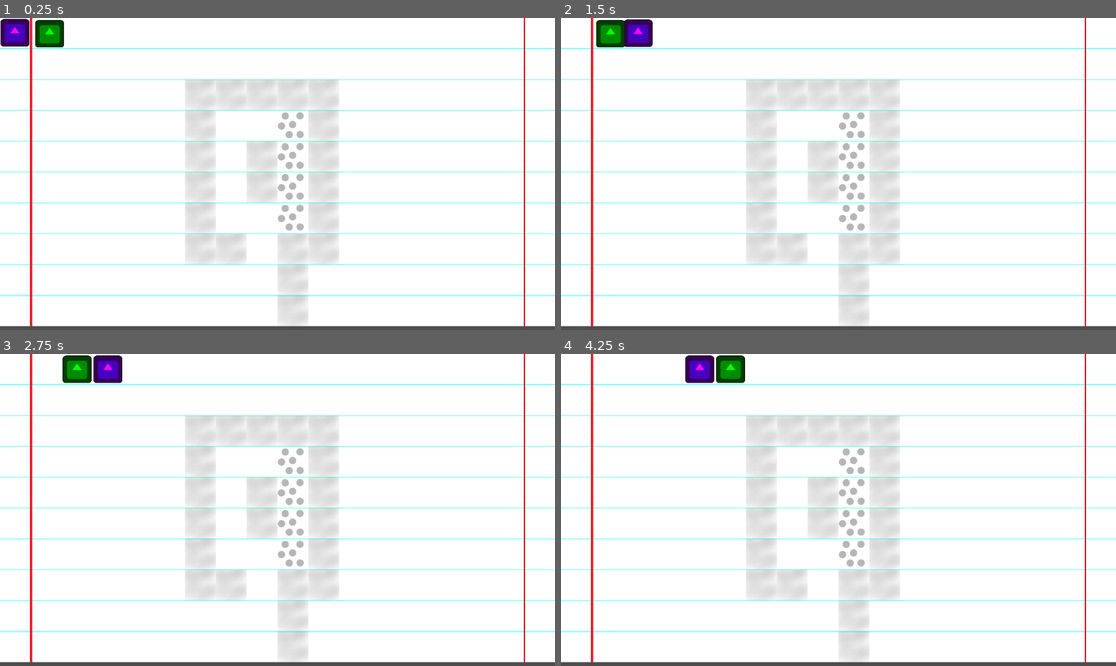
Above: before the commit, frames 1-4 (two rows, left to right).
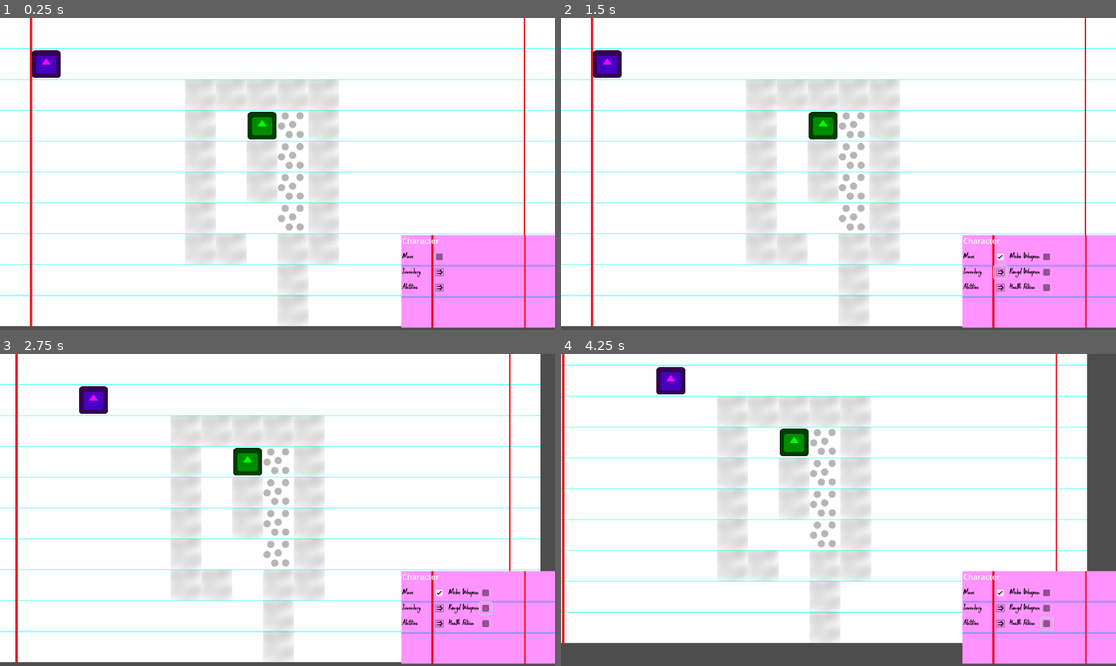
Above: after the commit, the same moments.

Repository: Deremade/CrayonMasters
Game: Godot game, scene res://camera.tscn
Same seed, same stepped clock (60 frames per second), same inputs: the game is played once before the commit and once after it. Before the commit the project starts from res://Notebook/notebook.tscn. The engine's default icon, where the game draws it, is replaced by a stand-in: a white triangle on a blue panel in a dark square.
Inputs (mouse positions are in pixels of both pictures, inside the frame that each line leads up to):
- Up to frame 1 (0.25 s): no input
- Up to frame 2 (1.5 s): click (999, 258) at 0.52 s; click (999, 270) at 1.27 s
- Up to frame 3 (2.75 s): tap Enter at 2 s; move the mouse to (399, 494) at 2.02 s; press the mouse at (399, 494) at 2.03 s; hold Right (ui_right) from 2.03 s (still down)
- Up to frame 4 (4.25 s): move the mouse to (727, 525) at 2.77 s; release Right (ui_right) at 2.78 s; release the mouse at (727, 525) at 2.78 s; hold Down (ui_down) 2.78-3.53 s; click (727, 525) at 2.85 s; move the mouse to (894, 441) at 3.52 s; press the mouse at (894, 441) at 3.53 s; hold Right (ui_right) from 3.53 s (still down)

The runs differ from the first frame. In frame 1, 10% of the frame differs, in the area x 0-100%, y 0-100%; in frame 2, 10%; in frame 3, 19%; in frame 4, 39%.

Commit message:
Basic UI
The basic UI for the notecard:
-When clicking on a unit, the notecard updates
-Expandable columns that can update based on user input

Diff:
--- /dev/null
+++ b/Camera2D.gd
@@ -0,0 +1,25 @@
+extends Camera2D
+
+
+# Called when the node enters the scene tree for the first time.
+func _ready():
+	pass # Replace with function body.
+
+
+# Called every frame. 'delta' is the elapsed time since the previous frame.
+func _process(delta):
+	pass
+
+func _input(event):
+	if(Input.is_action_pressed("ui_up")):
+		position.y -= 10
+	if(Input.is_action_pressed("ui_down")):
+		position.y += 10
+	if(Input.is_action_pressed("ui_left")):
+		position.x -= 10
+	if(Input.is_action_pressed("ui_right")):
+		position.x += 10
+
+
+func _on_notebook_change_turn(turn):
+	print("Cur turn is : ", turn)
--- /dev/null
+++ b/NoteCard/NoteCard.gd
@@ -0,0 +1,65 @@
+extends Container
+signal toggle_movement
+var TabNode : PackedScene = load("res://NoteCard/tab.tscn")
+var xpand_data = {
+	"Inventory" : ["Melee Weapon", "Rangd Weapon", "Health Potion"],
+	"Abilities" : ["Dash", "Fire"],
+	"Fire" : ["FireBall", "FireWall", "Light Fire"]
+}
+var cols = {
+	0 : [],
+	1 : [],
+	2 : []
+}
+
+# Called when the node enters the scene tree for the first time.
+func _ready():
+	add_item("Move", 0, 0)
+	add_item("Inventory", 0, 1)
+	add_item("Abilities", 0, 2)
+	pass # Replace with function body.
+
+
+# Called every frame. 'delta' is the elapsed time since the previous frame.
+func _process(delta):
+	pass
+
+
+func move(button_pressed):
+	toggle_movement.emit(button_pressed)
+
+func add_item(name, col, row):
+	var newTab = TabNode.instantiate()
+	if xpand_data.has(name):
+		newTab.set_tab_vars(name, true, xpand_data[name])
+	else :
+		newTab.set_tab_vars(name, false, [])
+	newTab.position = Vector2i(96*col, 32+(32*row))
+	newTab.connect("expand", on_expand.bind(col+1))
+	newTab.connect("select", on_select)
+	add_child(newTab)
+	cols[col].append(newTab)
+
+
+func _on_notebook_select_map_item(item):
+	$RichTextLabel.text = item.char_name
+	print(item.char_name)
+
+func on_expand(data, col):
+	var row = 0
+	clear_col(col)
+	for d in data:
+		add_item(d, col, row)
+		row += 1
+
+func on_select(data, pressed):
+	print(data, "  ", pressed)
+	move(pressed)
+
+func clear_col(num):
+	if(not cols.has(num)):
+		return
+	clear_col(num+1)
+	for item in cols[num]:
+		remove_child(item)
+	cols[num] = []
--- /dev/null
+++ b/NoteCard/tab.tscn
@@ -0,0 +1,44 @@
+[gd_scene load_steps=4 format=3 uid="uid://cawtjdvqwwfli"]
+
+[ext_resource type="Script" path="res://NoteCardTab.gd" id="1_noxc6"]
+[ext_resource type="Texture2D" uid="uid://b6migegelpni0" path="res://NoteCard/Arrow.png" id="2_owmqw"]
+[ext_resource type="FontFile" uid="uid://cbxwol3v7r4ak" path="res://DarksideoftheMourning.otf" id="2_x8nd7"]
+
+[node name="Tab" type="Control"]
+layout_mode = 3
+anchors_preset = 15
+anchor_right = 1.0
+anchor_bottom = 1.0
+grow_horizontal = 2
+grow_vertical = 2
+script = ExtResource("1_noxc6")
+
+[node name="RichTextLabel" type="RichTextLabel" parent="."]
+modulate = Color(0, 0, 0, 1)
+layout_mode = 0
+offset_right = 64.0
+offset_bottom = 24.0
+theme_override_fonts/normal_font = ExtResource("2_x8nd7")
+theme_override_font_sizes/normal_font_size = 18
+text = "Test Text"
+
+[node name="Button" type="Button" parent="."]
+layout_mode = 0
+offset_left = 64.0
+offset_right = 90.0
+offset_bottom = 26.0
+theme_override_colors/font_color = Color(0, 0, 0, 1)
+icon = ExtResource("2_owmqw")
+flat = true
+
+[node name="CheckBox" type="CheckBox" parent="."]
+visible = false
+layout_mode = 0
+offset_left = 65.0
+offset_top = 1.0
+offset_right = 89.0
+offset_bottom = 25.0
+flat = true
+
+[connection signal="pressed" from="Button" to="." method="_on_button_pressed"]
+[connection signal="toggled" from="CheckBox" to="." method="_on_check_box_toggled"]
--- /dev/null
+++ b/NoteCardTab.gd
@@ -0,0 +1,19 @@
+extends Control
+signal expand
+signal select
+var expand_data = null
+
+func set_tab_vars(set_text, expandable = true, set_expand_data = null):
+	$RichTextLabel.text = set_text
+	$Button.visible = expandable
+	$CheckBox.visible = not expandable
+	expand_data = set_expand_data
+
+
+func _on_button_pressed():
+	expand.emit(expand_data)
+
+
+func _on_check_box_toggled(button_pressed):
+	select.emit(expand_data, button_pressed)
+	pass # Replace with function body.
--- a/Notebook/MapItem.gd
+++ b/Notebook/MapItem.gd
@@ -4,7 +4,13 @@
 var cur_path : Array
 var moves = 50
 var is_turn : bool = false : set = set_turn
+var is_moving : bool = false
 signal end_turn
+@export var char_name : String
+@export var start_pos : Vector2i
+
+func _ready():
+	grid_pos = start_pos
 
 func continue_path():
 	if(moves > 0 && cur_path != []):
@@ -26,7 +32,7 @@
 	return tile.cost
 
 func _on_paper_select_tile(t):
-	if(is_turn):
+	if(is_moving):
 		cur_path = get_parent().get_node("Paper").map_path(self, t)
 		start_movement()
 
@@ -34,12 +40,12 @@
 	continue_path()
 
 func set_turn(turn):
+	print(char_name, "'s turn")
 	if(turn):
-		print("My turn")
 		moves = 5
 		if(cur_path != []):
 			start_movement()
 	else :
+		is_moving = false
 		end_turn.emit()
 	is_turn = turn
-	print(is_turn)
--- a/Notebook/Navigation.gd
+++ b/Notebook/Navigation.gd
@@ -64,6 +64,3 @@
 		path.push_front(current)
 		current = sources[current.x][current.y]
 	return path
-
-func pos_visible_from(pos : Vector2i, from : Vector2i):
-	pass
--- a/Notebook/Notebook.gd
+++ b/Notebook/Notebook.gd
@@ -3,10 +3,22 @@
 @onready var ink = $Paper/Ink
 @onready var turns = [$Icon, $Icon2]
 var cur_turn = 0
+signal change_turn
+signal select_map_item
 
 func _ready():
 	turns[0].is_turn = true
+	change_turn.emit(0)
 
 func _on_icon_end_turn():
 	cur_turn = (cur_turn + 1)  % len(turns)
 	turns[cur_turn].is_turn = true
+	change_turn.emit(cur_turn)
+
+
+func _on_note_card_toggle_movement(toggle):
+	turns[cur_turn].is_moving = toggle
+
+
+func _on_paper_select_map_item(item):
+	select_map_item.emit(item)
--- a/Notebook/Paper.gd
+++ b/Notebook/Paper.gd
@@ -1,6 +1,7 @@
 extends TileMap
 
 signal select_tile
+signal select_map_item
 var tiles = []
 var map_size = Vector2i(18, 10)
 
@@ -10,16 +11,13 @@
 		for y in range(map_size.y):
 			tiles[x].append(Tile.new($Ink.get_cell_source_id(0, Vector2i(x, y))))
 
-func _input(event):
+func _unhandled_input(event):
 	if event.is_action_pressed("left_click"):
-		select_tile.emit(local_to_map(get_global_mouse_position()))
-		var res = $Navigation.find_paths(get_parent().get_node("Icon"))
-		for y in res[0]:
-			print(y)
-		print("\n\n")
-		#for y in res[1]:
-		#	print(y)
-		#print("\n\n\n\n")
+		var grid_position = local_to_map(get_global_mouse_position())
+		select_tile.emit(grid_position)
+		for item in get_parent().turns:
+			if(item.grid_pos == grid_position):
+				select_map_item.emit(item)
 
 func map_paths(mi : MapItem):
 	return $Navigation.find_paths(mi)
@@ -27,3 +25,35 @@
 func map_path(mi : MapItem, destination : Vector2i):
 	var paths = map_paths(mi)
 	return $Navigation.find_path(paths[0], destination)
+
+func is_visible_from(start: Vector2i, target: Vector2i) -> bool:
+	# Get the difference between start and target
+	var dx = abs(target.x - start.x)
+	var dy = abs(target.y - start.y)
+
+	var x = start.x
+	var y = start.y
+
+	var step_x = 1 if target.x > start.x else -1
+	var step_y = 1 if target.y > start.y else -1
+	var err = dx - dy
+
+	while x != target.x or y != target.y:
+		var e2 = 2 * err
+		if e2 > -dy:
+			err -= dy
+			x += step_x
+
+		if e2 < dx:
+			err += dx
+			y += step_y
+
+		# Skip checking the target tile itself
+		if x == target.x and y == target.y:
+			break
+
+		# If we hit a wall, return false
+		if not tiles[x][y].is_visible():
+			return false
+
+	return true
--- a/Notebook/Tile.gd
+++ b/Notebook/Tile.gd
@@ -7,3 +7,6 @@
 		cost= INF
 	if(atlas == 1):
 		cost = 2
+
+func is_visible():
+	return cost != INF
--- a/Notebook/notebook.tscn
+++ b/Notebook/notebook.tscn
@@ -74,11 +74,16 @@
 [node name="Icon" parent="." instance=ExtResource("7_bcldc")]
 modulate = Color(1, 0, 1, 1)
 position = Vector2(31, 31)
+char_name = "Bob"
+start_pos = Vector2i(1, 1)
 
 [node name="Icon2" parent="." instance=ExtResource("7_bcldc")]
 modulate = Color(0, 1, 0, 1)
 position = Vector2(103, 33)
+char_name = "Jack"
+start_pos = Vector2i(8, 3)
 
+[connection signal="select_map_item" from="Paper" to="." method="_on_paper_select_map_item"]
 [connection signal="select_tile" from="Paper" to="Icon" method="_on_paper_select_tile"]
 [connection signal="select_tile" from="Paper" to="Icon2" method="_on_paper_select_tile"]
 [connection signal="end_turn" from="Icon" to="." method="_on_icon_end_turn"]
--- /dev/null
+++ b/camera.tscn
@@ -0,0 +1,36 @@
+[gd_scene load_steps=5 format=3 uid="uid://c7f6id3dv8sl1"]
+
+[ext_resource type="PackedScene" uid="uid://ci4p06lu8tqqi" path="res://Notebook/notebook.tscn" id="1_8wqmy"]
+[ext_resource type="Script" path="res://Camera2D.gd" id="2_y1hjf"]
+[ext_resource type="Script" path="res://NoteCard/NoteCard.gd" id="3_0bail"]
+[ext_resource type="Texture2D" uid="uid://c18xofugrp4e8" path="res://Notebook/linedPaper.png" id="3_0fufb"]
+
+[node name="Node2D" type="Node2D"]
+
+[node name="Notebook" parent="." instance=ExtResource("1_8wqmy")]
+
+[node name="Camera2D" type="Camera2D" parent="."]
+anchor_mode = 0
+script = ExtResource("2_y1hjf")
+
+[node name="NoteCard" type="Container" parent="Camera2D"]
+offset_left = 835.0
+offset_top = 451.0
+offset_right = 1155.0
+offset_bottom = 641.0
+script = ExtResource("3_0bail")
+
+[node name="LinedPaper" type="Sprite2D" parent="Camera2D/NoteCard"]
+modulate = Color(1, 0.576471, 1, 1)
+position = Vector2(158, 96)
+texture = ExtResource("3_0fufb")
+
+[node name="RichTextLabel" type="RichTextLabel" parent="Camera2D/NoteCard"]
+custom_minimum_size = Vector2(128, 32)
+layout_mode = 2
+text = "Character"
+scroll_active = false
+
+[connection signal="change_turn" from="Notebook" to="Camera2D" method="_on_notebook_change_turn"]
+[connection signal="select_map_item" from="Notebook" to="Camera2D/NoteCard" method="_on_notebook_select_map_item"]
+[connection signal="toggle_movement" from="Camera2D/NoteCard" to="Notebook" method="_on_note_card_toggle_movement"]
--- a/project.godot
+++ b/project.godot
@@ -11,7 +11,7 @@
 [application]
 
 config/name="Crayon Masters"
-run/main_scene="res://Notebook/notebook.tscn"
+run/main_scene="res://camera.tscn"
 config/features=PackedStringArray("4.1", "Forward Plus")
 config/icon="res://Characters/icon.svg"
 
Binary file added: DarksideoftheMourning.otf
Not shown, added: DarksideoftheMourning.otf.import
Binary file added: NoteCard/Arrow.png
Not shown, added: NoteCard/Arrow.png.import
Binary file added: NoteCard/Check.png
Not shown, added: NoteCard/Check.png.import
